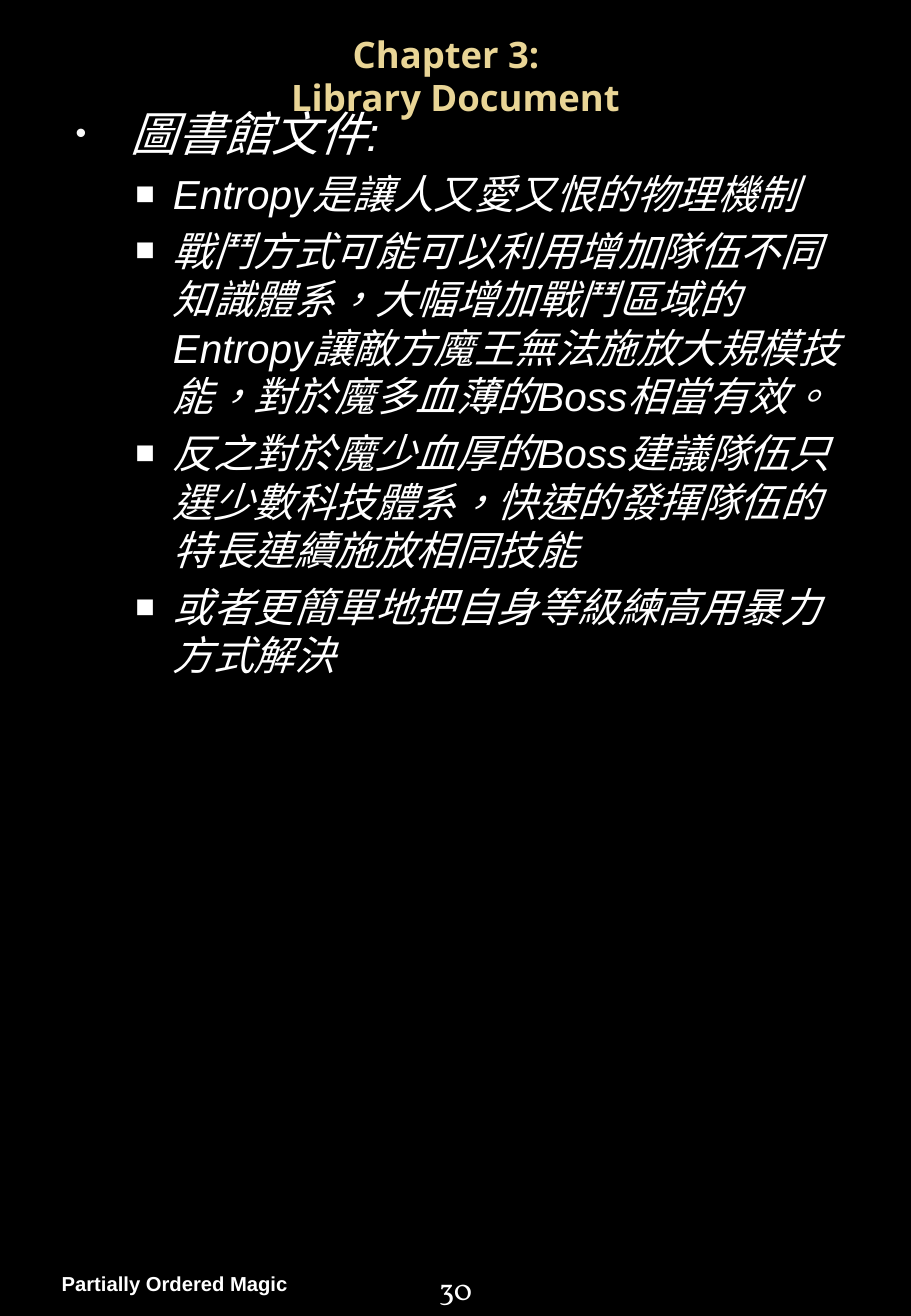
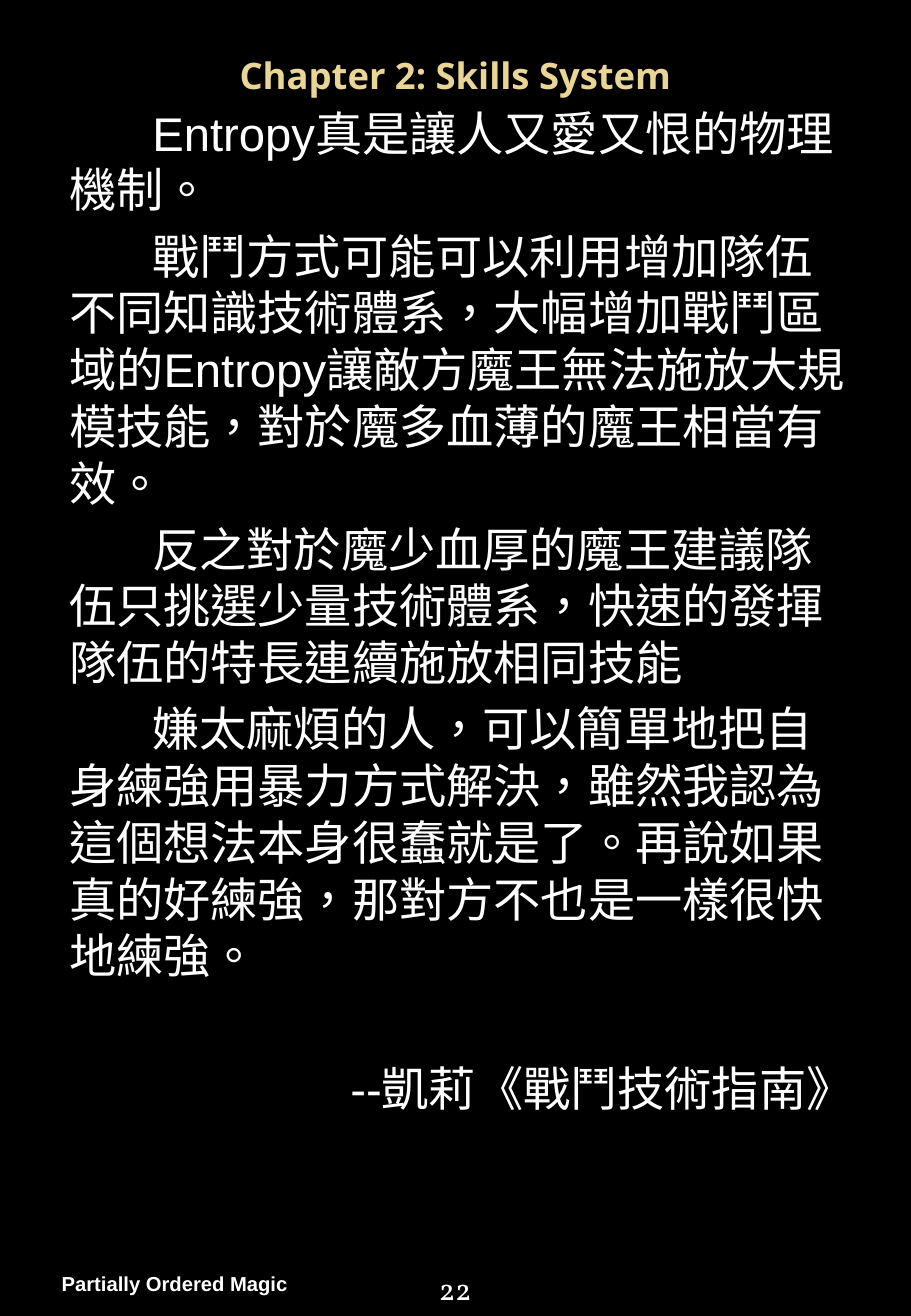
Before and after one commit to PartiallyOrderedMagic/PartiallyOrderedMagic.github.io, a slide deck: slide 23 of MyGame/Partially Ordered Magic Handbook.pptx (slide 31 before the commit). Drawn at 911x1316 pixels with LibreOffice and Linux fonts; fonts in the diff are those of the drawing; background and template pictures are left out. Boxes give left, top, right and bottom in pixels: in the first picture for what was removed or moved away, otherwise in the second. Text is boxed around its words. In the diff, an @@ line names an element or a change of style, - is before the commit and + after.

```diff
--- a/MyGame/Partially Ordered Magic Handbook.pptx
+++ b/MyGame/Partially Ordered Magic Handbook.pptx
@@ title at (x1=240, y1=61, x2=671, y2=98): text changed @@
-Chapter 3:
-Library Document
+Chapter 2: Skills System
@@ text at (x1=69, y1=167, x2=853, y2=1110): text changed; size 24 to 28 pt; italic off @@
-• 圖書館文件:
-  ■ Entropy是讓人又愛又恨的物理機制
-  ■ 戰鬥方式可能可以利用增加隊伍不同知識體系，大幅增加戰鬥區域的Entropy讓敵方魔王無法施放大規模技能，對於魔多血薄的Boss相當有效。
-  ■ 反之對於魔少血厚的Boss建議隊伍只選少數科技體系，快速的發揮隊伍的特長連續施放相同技能
-  ■ 或者更簡單地把自身等級練高用暴力方式解決
+Entropy真是讓人又愛又恨的物理機制。
+戰鬥方式可能可以利用增加隊伍不同知識技術體系，大幅增加戰鬥區域的Entropy讓敵方魔王無法施放大規模技能，對於魔多血薄的魔王相當有效。
+反之對於魔少血厚的魔王建議隊伍只挑選少量技術體系，快速的發揮隊伍的特長連續施放相同技能
+嫌太麻煩的人，可以簡單地把自身練強用暴力方式解決，雖然我認為這個想法本身很蠢就是了。再說如果真的好練強，那對方不也是一樣很快地練強。
+--凱莉《戰鬥技術指南》
@@ page number at (x1=439, y1=1284, x2=472, y2=1300): text changed @@
-30
+22
```
Also in this commit, not shown: 24 other slides changed, 2 slides added.
